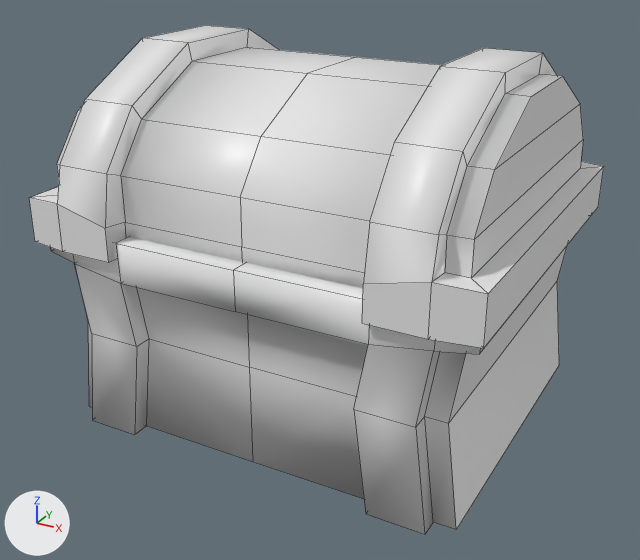
Two versions of the FBX model Assets/Meshes/Chest.fbx, one commit apart.
The view is the same before and after, from a 50 mm camera at (0.772, -1.466, 0.971) aimed at (-0.004, -0.055, 0.266). The lights are fixed; the arrows at lower left show +X, +Y and +Z. Mesh edges are drawn as thin lines. Where no turn or scale is listed for an object, it has been applied to the vertices.

In view in the first picture: 'Bottom', 'Top'.
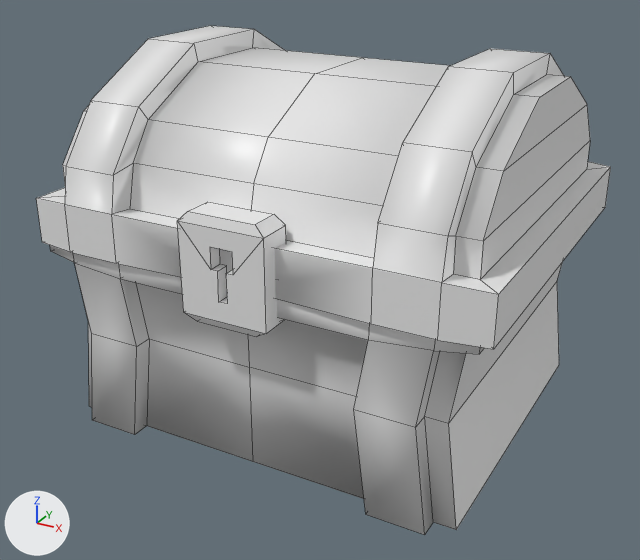
Where the change shows, as pixel boxes (x1, y1, x2, y2) in the pictures (640 x 560 px):
'Top', turned: before (29, 25, 604, 348); after (36, 26, 611, 349)
'Bottom', turned: before (50, 236, 574, 535); after (50, 245, 563, 535)
'Lock', added: after (177, 202, 286, 337)
    faces in mat_material_001 (white #e7e7e7): (177, 202, 286, 337)
    faces in mat_palettematte (white #e7e7e7): (219, 249, 233, 273)

The edits, one by one:
Material 'PaletteMatte' (mat_palettematte) is new.
Its base color is (0.8, 0.8, 0.8) (white #e7e7e7).
Its roughness is 0.4.
Mesh me_lock is new.
It has 32 vertices, 24 faces and spans x -0.082..0.082, y -0.025..0.041, z -0.097..0.1.
Faces by material slot: [23, 1].
It uses material mat_material_001 (white #e7e7e7).
It uses material mat_palettematte (white #e7e7e7).
Object 'Bottom' (ob_bottom) turns from (0, 0, -90) to (0, 0, 90) degrees about x, y and z.
Object 'Lock' (ob_lock) is new; it shows me_lock.
Its location is (0.0, -0.366, 0.401).
